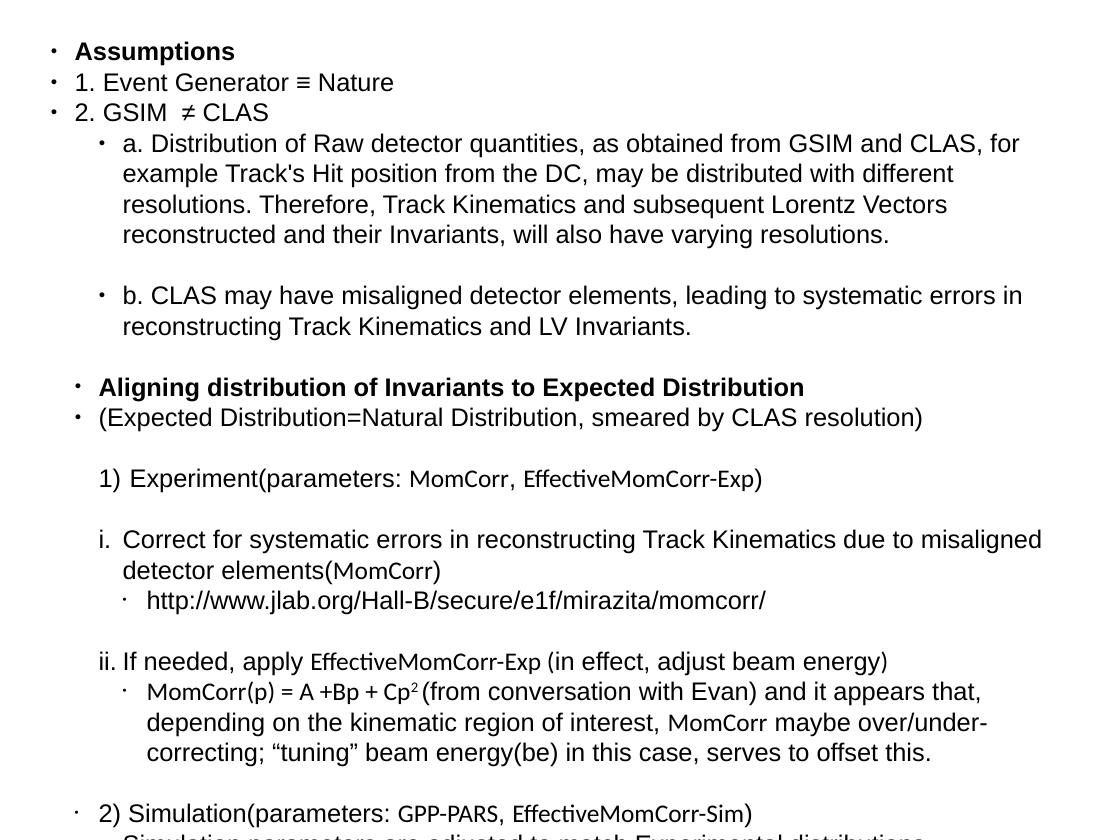
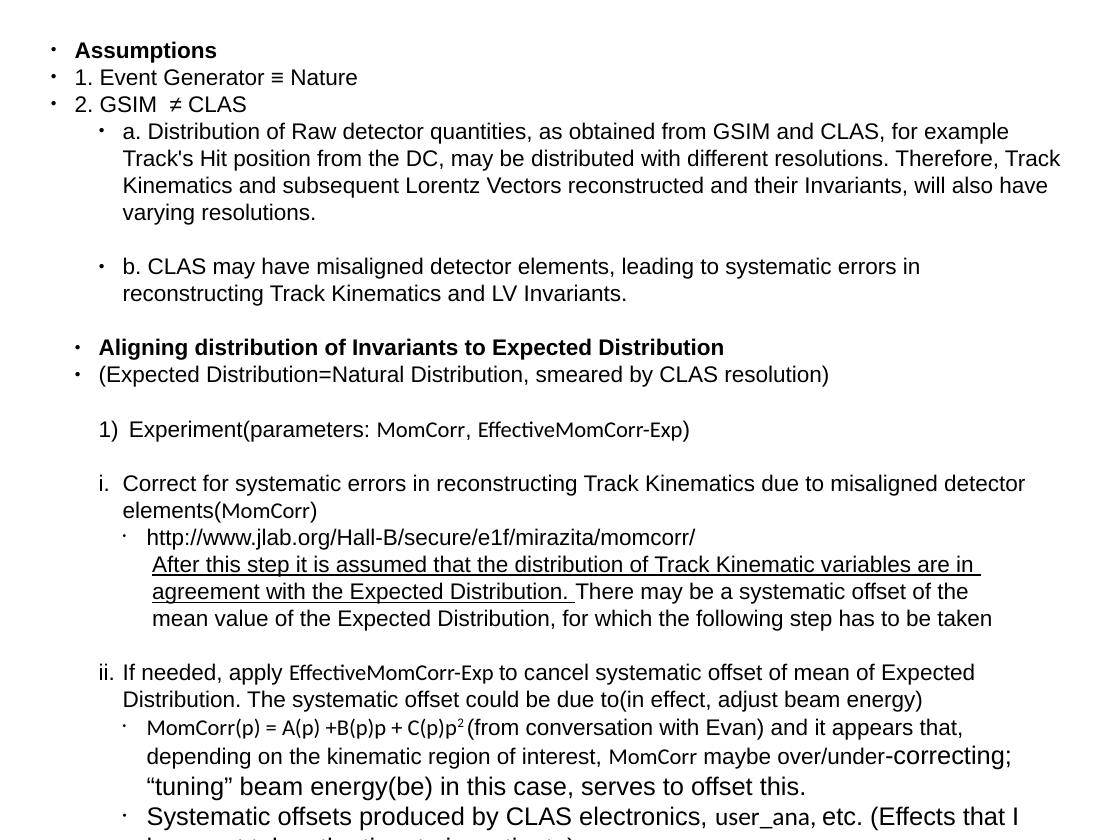
Before and after one commit to arjun-trivedi/ana2pi, a slide deck: slide 3 of sub_studies/setup_sim_CentOS6/notes.odp. Drawn at 1120x840 pixels with LibreOffice and Linux fonts; fonts in the diff are those of the drawing. Boxes give left, top, right and bottom in pixels: in the first picture for what was removed or moved away, otherwise in the second. Text is boxed around its words. In the diff, an @@ line names an element or a change of style, - is before the commit and + after.

```diff
--- a/sub_studies/setup_sim_CentOS6/notes.odp
+++ b/sub_studies/setup_sim_CentOS6/notes.odp
@@ text at (75, 41, 1060, 550): size 18 to 16 pt in "Assumptions", "1. Event Generator ≡ Nature", "2. GSIM ≠ CLAS", "a. Distribution of Raw detector quantities, as ..." and 6 more places @@
@@ text at (123, 555, 1019, 831): text changed; size 18 to 16 pt @@
-    iii. If needed, apply EffectiveMomCorr-Exp (in effect, adjust beam energy)
-      • MomCorr(p) = A +Bp + Cp2 (from conversation with Evan) and it appears that, depending on the kinematic region of interest, MomCorr maybe over/under-correcting; “tuning” beam energy(be) in this case, serves to offset this.
-  • 2) Simulation(parameters: GPP-PARS, EffectiveMomCorr-Sim)
-    • Simulation parameters are adjusted to match Experimental distributions
+After this step it is assumed that the distribution of Track Kinematic variables are in agreement with the Expected Distribution. There may be a systematic offset of the mean value of the Expected Distribution, for which the following step has to be taken
+    i. If needed, apply EffectiveMomCorr-Exp to cancel systematic offset of mean of Expected Distribution. The systematic offset could be due to(in effect, adjust beam energy)
+      • MomCorr(p) = A(p) +B(p)p + C(p)p2 (from conversation with Evan) and it appears that, depending on the kinematic region of interest, MomCorr maybe over/under-correcting; “tuning” beam energy(be) in this case, serves to offset this.
+      • Systematic offsets produced by CLAS electronics, user_ana, etc. (Effects that I have not taken the time to investigate)
```
Also in this commit, not shown: 1 other slide changed, 1 slide added, 1 other file.
